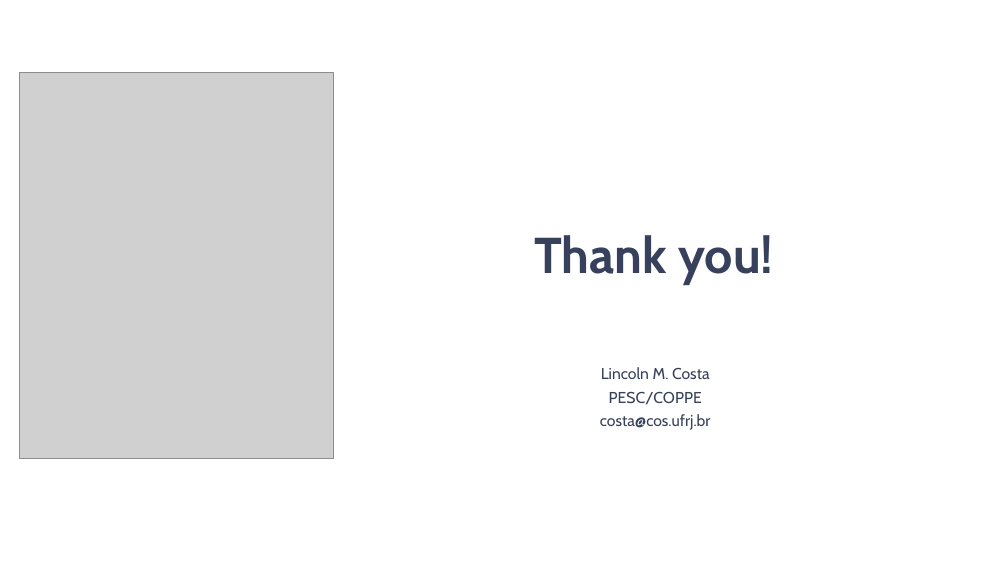
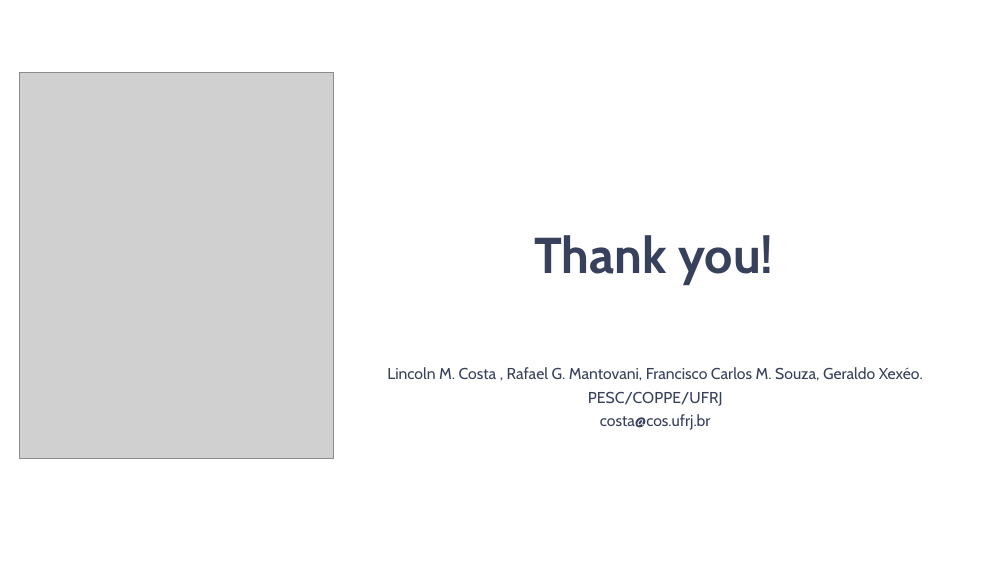
Before and after one commit to lincolncosta/moba.aid.prediction, a slide deck: slide 10 of IEEE COG Presentation.pptx. Drawn at 1008x567 pixels with LibreOffice and Linux fonts; fonts in the diff are those of the drawing; grey boxes stand for pictures; background and template pictures are left out. Boxes give left, top, right and bottom in pixels: in the first picture for what was removed or moved away, otherwise in the second. Text is boxed around its words. In the diff, an @@ line names an element or a change of style, - is before the commit and + after.

```diff
--- a/IEEE COG Presentation.pptx
+++ b/IEEE COG Presentation.pptx
@@ subtitle at bbox=[387, 367, 923, 406]: text changed @@
-Lincoln M. Costa
-PESC/COPPE
+Lincoln M. Costa , Rafael G. Mantovani, Francisco Carlos M. Souza, Geraldo Xexéo.
+PESC/COPPE/UFRJ
```
Also in this commit, not shown: 9 other slides changed.
